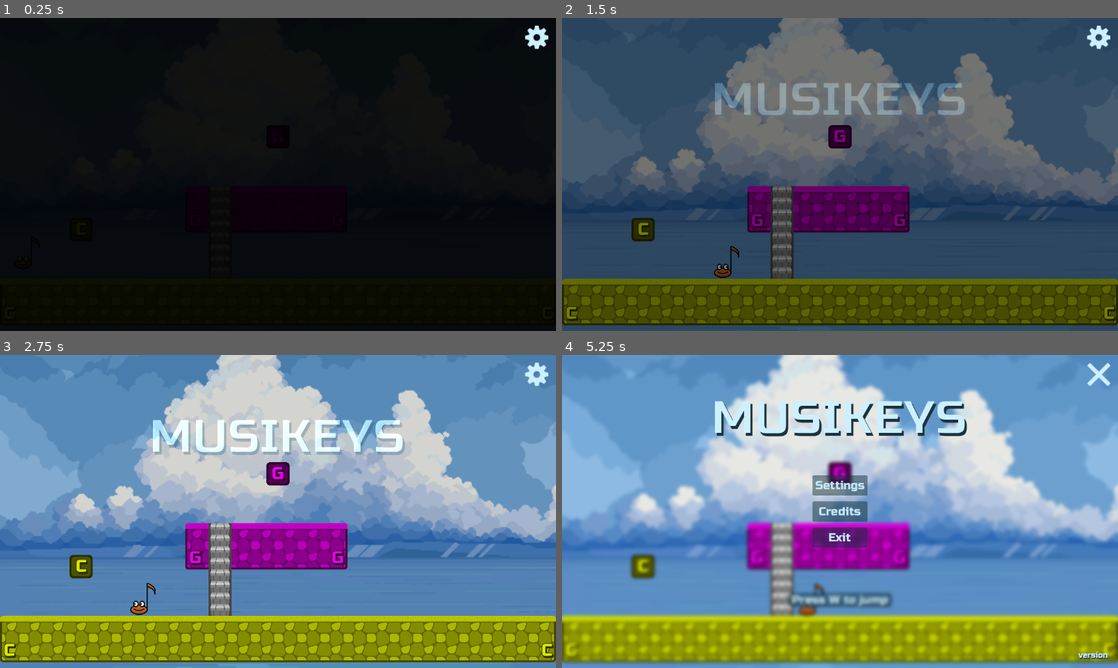
Above: before the commit, frames 1-4 (two rows, left to right).
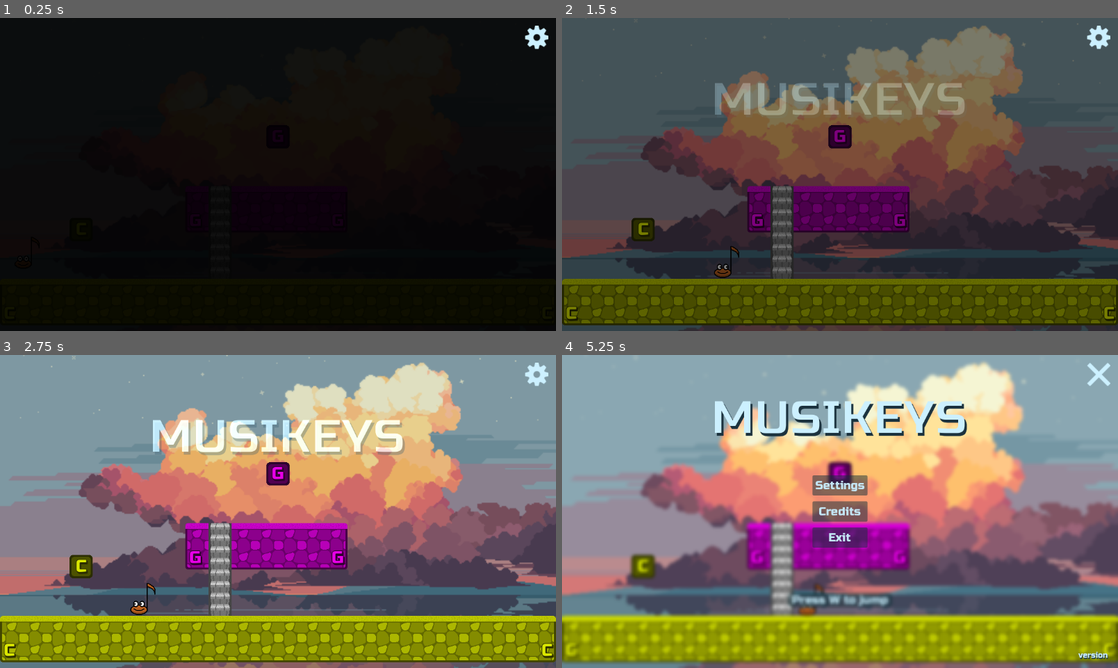
Above: after the commit, the same moments.

Repository: nicom7/game-off-2023
Game: Godot game, scene res://main.tscn
Two runs of this game, one before a commit and one after it. Both use one fixed random seed, a clock stepped at 60 frames per second and the inputs below.
Inputs (mouse positions are in pixels of both pictures, inside the frame that each line leads up to):
- Up to frame 1 (0.25 s): no input
- Up to frame 2 (1.5 s): tap Enter at 0.5 s; hold Right (ui_right) from 0.53 s (still down)
- Up to frame 3 (2.75 s): release Right (ui_right) at 2.03 s; hold Left (ui_left) from 2.03 s (still down)
- Up to frame 4 (5.25 s): release Left (ui_left) at 2.78 s; hold Right (ui_right) 2.78-4.28 s; hold Left (ui_left) 4.28-5 s; click (1101, 373) at 5 s

The runs differ from the first frame. In frame 2, 59% of the frame differs, in the area x 0-100%, y 0-100%; in frame 3, 78%; in frame 4, 77%.

Commit message:
Different backgrounds per levels

Diff:
--- a/levels/level_infos/levels_13_to_16.tres
+++ b/levels/level_infos/levels_13_to_16.tres
@@ -12,3 +12,4 @@
 stage_count_max = 2
 notes_per_stage_max = 2
 sequence_length_max = 6
+level_scene_path = "res://levels/world_a6.tscn"
--- a/levels/level_infos/levels_17_to_20.tres
+++ b/levels/level_infos/levels_17_to_20.tres
@@ -12,3 +12,4 @@
 stage_count_max = 3
 notes_per_stage_max = 2
 sequence_length_max = 6
+level_scene_path = "res://levels/world_a8.tscn"
--- a/levels/level_infos/levels_1_to_4.tres
+++ b/levels/level_infos/levels_1_to_4.tres
@@ -12,3 +12,4 @@
 stage_count_max = 3
 notes_per_stage_max = 1
 sequence_length_max = 4
+level_scene_path = "res://levels/world_a2.tscn"
--- a/levels/level_infos/levels_21_to_24.tres
+++ b/levels/level_infos/levels_21_to_24.tres
@@ -12,3 +12,4 @@
 stage_count_max = 3
 notes_per_stage_max = 2
 sequence_length_max = 6
+level_scene_path = "res://levels/world_a4.tscn"
--- a/levels/level_infos/levels_25_to_28.tres
+++ b/levels/level_infos/levels_25_to_28.tres
@@ -12,3 +12,4 @@
 stage_count_max = 3
 notes_per_stage_max = 2
 sequence_length_max = 8
+level_scene_path = "res://levels/world_a3.tscn"
--- a/levels/level_infos/levels_29_to_32.tres
+++ b/levels/level_infos/levels_29_to_32.tres
@@ -12,3 +12,4 @@
 stage_count_max = 4
 notes_per_stage_max = 2
 sequence_length_max = 8
+level_scene_path = "res://levels/world_a5.tscn"
--- a/levels/level_infos/levels_33_to_36.tres
+++ b/levels/level_infos/levels_33_to_36.tres
@@ -12,3 +12,4 @@
 stage_count_max = 4
 notes_per_stage_max = 2
 sequence_length_max = 8
+level_scene_path = "res://levels/world_a7.tscn"
--- a/levels/level_infos/levels_5_to_8.tres
+++ b/levels/level_infos/levels_5_to_8.tres
@@ -11,3 +11,5 @@
 scales_folder_path = "res://levels/scales/no_accidentals"
 stage_count_max = 2
 notes_per_stage_max = 2
+sequence_length_max = 4
+level_scene_path = "res://levels/world_a.tscn"
--- a/levels/level_infos/levels_9_to_12.tres
+++ b/levels/level_infos/levels_9_to_12.tres
@@ -11,3 +11,5 @@
 scales_folder_path = "res://levels/scales/no_accidentals"
 stage_count_max = 4
 notes_per_stage_max = 1
+sequence_length_max = 4
+level_scene_path = "res://levels/world_a5.tscn"
--- a/levels/tutorials/world_accidentals_tutorial.tscn
+++ b/levels/tutorials/world_accidentals_tutorial.tscn
@@ -8,6 +8,9 @@
 [node name="World" instance=ExtResource("1_ig3ju")]
 script = ExtResource("2_xgyky")
 tutorial = true
+
+[node name="Background" parent="." index="0"]
+background = 5
 
 [node name="AccidentalsTutorial" parent="." index="6" instance=ExtResource("5_drfpy")]
 visible = false
--- a/levels/tutorials/world_tutorial.tscn
+++ b/levels/tutorials/world_tutorial.tscn
@@ -9,6 +9,9 @@
 [node name="World" instance=ExtResource("1_ljgbv")]
 script = ExtResource("2_pjsk4")
 tutorial = true
+
+[node name="Background" parent="." index="0"]
+background = 1
 
 [node name="MovementTutorial" parent="." index="6" instance=ExtResource("2_u3fj2")]
 visible = false
--- /dev/null
+++ b/levels/world_a2.tscn
@@ -0,0 +1,23 @@
+[gd_scene load_steps=2 format=3 uid="uid://d1ot46am7s6e"]
+
+[ext_resource type="PackedScene" uid="uid://bgmrmwu61uqnt" path="res://levels/world_a.tscn" id="1_6alho"]
+
+[node name="World" instance=ExtResource("1_6alho")]
+
+[node name="Background" parent="." index="0"]
+background = 1
+
+[editable path="Environment/Stages/Stage0/PlatformSet"]
+[editable path="Environment/Stages/Stage0/PlatformSet2"]
+[editable path="Environment/Stages/Stage1/PlatformSet"]
+[editable path="Environment/Stages/Stage1/PlatformSet2"]
+[editable path="Environment/Stages/Stage2/PlatformSet"]
+[editable path="Environment/Stages/Stage2/PlatformSet2"]
+[editable path="Environment/Stages/Stage3/PlatformSet"]
+[editable path="Environment/Stages/Stage3/PlatformSet2"]
+[editable path="Environment/Stages/Stage4/PlatformSet"]
+[editable path="Environment/Stages/Stage4/PlatformSet2"]
+[editable path="Environment/Stages/Stage5/PlatformSet"]
+[editable path="Environment/Stages/Stage5/PlatformSet2"]
+[editable path="Environment/Stages/Stage6/PlatformSet"]
+[editable path="Environment/Stages/Stage6/PlatformSet2"]
--- /dev/null
+++ b/levels/world_a3.tscn
@@ -0,0 +1,23 @@
+[gd_scene load_steps=2 format=3 uid="uid://c655qf2abs4rm"]
+
+[ext_resource type="PackedScene" uid="uid://bgmrmwu61uqnt" path="res://levels/world_a.tscn" id="1_g7dxh"]
+
+[node name="World" instance=ExtResource("1_g7dxh")]
+
+[node name="Background" parent="." index="0"]
+background = 2
+
+[editable path="Environment/Stages/Stage0/PlatformSet"]
+[editable path="Environment/Stages/Stage0/PlatformSet2"]
+[editable path="Environment/Stages/Stage1/PlatformSet"]
+[editable path="Environment/Stages/Stage1/PlatformSet2"]
+[editable path="Environment/Stages/Stage2/PlatformSet"]
+[editable path="Environment/Stages/Stage2/PlatformSet2"]
+[editable path="Environment/Stages/Stage3/PlatformSet"]
+[editable path="Environment/Stages/Stage3/PlatformSet2"]
+[editable path="Environment/Stages/Stage4/PlatformSet"]
+[editable path="Environment/Stages/Stage4/PlatformSet2"]
+[editable path="Environment/Stages/Stage5/PlatformSet"]
+[editable path="Environment/Stages/Stage5/PlatformSet2"]
+[editable path="Environment/Stages/Stage6/PlatformSet"]
+[editable path="Environment/Stages/Stage6/PlatformSet2"]
--- /dev/null
+++ b/levels/world_a4.tscn
@@ -0,0 +1,23 @@
+[gd_scene load_steps=2 format=3 uid="uid://bhcjn8auptd1x"]
+
+[ext_resource type="PackedScene" uid="uid://bgmrmwu61uqnt" path="res://levels/world_a.tscn" id="1_6u0h7"]
+
+[node name="World" instance=ExtResource("1_6u0h7")]
+
+[node name="Background" parent="." index="0"]
+background = 3
+
+[editable path="Environment/Stages/Stage0/PlatformSet"]
+[editable path="Environment/Stages/Stage0/PlatformSet2"]
+[editable path="Environment/Stages/Stage1/PlatformSet"]
+[editable path="Environment/Stages/Stage1/PlatformSet2"]
+[editable path="Environment/Stages/Stage2/PlatformSet"]
+[editable path="Environment/Stages/Stage2/PlatformSet2"]
+[editable path="Environment/Stages/Stage3/PlatformSet"]
+[editable path="Environment/Stages/Stage3/PlatformSet2"]
+[editable path="Environment/Stages/Stage4/PlatformSet"]
+[editable path="Environment/Stages/Stage4/PlatformSet2"]
+[editable path="Environment/Stages/Stage5/PlatformSet"]
+[editable path="Environment/Stages/Stage5/PlatformSet2"]
+[editable path="Environment/Stages/Stage6/PlatformSet"]
+[editable path="Environment/Stages/Stage6/PlatformSet2"]
--- /dev/null
+++ b/levels/world_a5.tscn
@@ -0,0 +1,23 @@
+[gd_scene load_steps=2 format=3 uid="uid://l0uv2knv4vnd"]
+
+[ext_resource type="PackedScene" uid="uid://bgmrmwu61uqnt" path="res://levels/world_a.tscn" id="1_k82mc"]
+
+[node name="World" instance=ExtResource("1_k82mc")]
+
+[node name="Background" parent="." index="0"]
+background = 4
+
+[editable path="Environment/Stages/Stage0/PlatformSet"]
+[editable path="Environment/Stages/Stage0/PlatformSet2"]
+[editable path="Environment/Stages/Stage1/PlatformSet"]
+[editable path="Environment/Stages/Stage1/PlatformSet2"]
+[editable path="Environment/Stages/Stage2/PlatformSet"]
+[editable path="Environment/Stages/Stage2/PlatformSet2"]
+[editable path="Environment/Stages/Stage3/PlatformSet"]
+[editable path="Environment/Stages/Stage3/PlatformSet2"]
+[editable path="Environment/Stages/Stage4/PlatformSet"]
+[editable path="Environment/Stages/Stage4/PlatformSet2"]
+[editable path="Environment/Stages/Stage5/PlatformSet"]
+[editable path="Environment/Stages/Stage5/PlatformSet2"]
+[editable path="Environment/Stages/Stage6/PlatformSet"]
+[editable path="Environment/Stages/Stage6/PlatformSet2"]
--- /dev/null
+++ b/levels/world_a6.tscn
@@ -0,0 +1,23 @@
+[gd_scene load_steps=2 format=3 uid="uid://dwm7xjojb0q0"]
+
+[ext_resource type="PackedScene" uid="uid://bgmrmwu61uqnt" path="res://levels/world_a.tscn" id="1_rcy8d"]
+
+[node name="World" instance=ExtResource("1_rcy8d")]
+
+[node name="Background" parent="." index="0"]
+background = 5
+
+[editable path="Environment/Stages/Stage0/PlatformSet"]
+[editable path="Environment/Stages/Stage0/PlatformSet2"]
+[editable path="Environment/Stages/Stage1/PlatformSet"]
+[editable path="Environment/Stages/Stage1/PlatformSet2"]
+[editable path="Environment/Stages/Stage2/PlatformSet"]
+[editable path="Environment/Stages/Stage2/PlatformSet2"]
+[editable path="Environment/Stages/Stage3/PlatformSet"]
+[editable path="Environment/Stages/Stage3/PlatformSet2"]
+[editable path="Environment/Stages/Stage4/PlatformSet"]
+[editable path="Environment/Stages/Stage4/PlatformSet2"]
+[editable path="Environment/Stages/Stage5/PlatformSet"]
+[editable path="Environment/Stages/Stage5/PlatformSet2"]
+[editable path="Environment/Stages/Stage6/PlatformSet"]
+[editable path="Environment/Stages/Stage6/PlatformSet2"]
--- /dev/null
+++ b/levels/world_a7.tscn
@@ -0,0 +1,23 @@
+[gd_scene load_steps=2 format=3 uid="uid://bfr0appdof8qf"]
+
+[ext_resource type="PackedScene" uid="uid://bgmrmwu61uqnt" path="res://levels/world_a.tscn" id="1_bmxsn"]
+
+[node name="World" instance=ExtResource("1_bmxsn")]
+
+[node name="Background" parent="." index="0"]
+background = 6
+
+[editable path="Environment/Stages/Stage0/PlatformSet"]
+[editable path="Environment/Stages/Stage0/PlatformSet2"]
+[editable path="Environment/Stages/Stage1/PlatformSet"]
+[editable path="Environment/Stages/Stage1/PlatformSet2"]
+[editable path="Environment/Stages/Stage2/PlatformSet"]
+[editable path="Environment/Stages/Stage2/PlatformSet2"]
+[editable path="Environment/Stages/Stage3/PlatformSet"]
+[editable path="Environment/Stages/Stage3/PlatformSet2"]
+[editable path="Environment/Stages/Stage4/PlatformSet"]
+[editable path="Environment/Stages/Stage4/PlatformSet2"]
+[editable path="Environment/Stages/Stage5/PlatformSet"]
+[editable path="Environment/Stages/Stage5/PlatformSet2"]
+[editable path="Environment/Stages/Stage6/PlatformSet"]
+[editable path="Environment/Stages/Stage6/PlatformSet2"]
--- /dev/null
+++ b/levels/world_a8.tscn
@@ -0,0 +1,23 @@
+[gd_scene load_steps=2 format=3 uid="uid://85dlbijbe40i"]
+
+[ext_resource type="PackedScene" uid="uid://bgmrmwu61uqnt" path="res://levels/world_a.tscn" id="1_xqtbm"]
+
+[node name="World" instance=ExtResource("1_xqtbm")]
+
+[node name="Background" parent="." index="0"]
+background = 7
+
+[editable path="Environment/Stages/Stage0/PlatformSet"]
+[editable path="Environment/Stages/Stage0/PlatformSet2"]
+[editable path="Environment/Stages/Stage1/PlatformSet"]
+[editable path="Environment/Stages/Stage1/PlatformSet2"]
+[editable path="Environment/Stages/Stage2/PlatformSet"]
+[editable path="Environment/Stages/Stage2/PlatformSet2"]
+[editable path="Environment/Stages/Stage3/PlatformSet"]
+[editable path="Environment/Stages/Stage3/PlatformSet2"]
+[editable path="Environment/Stages/Stage4/PlatformSet"]
+[editable path="Environment/Stages/Stage4/PlatformSet2"]
+[editable path="Environment/Stages/Stage5/PlatformSet"]
+[editable path="Environment/Stages/Stage5/PlatformSet2"]
+[editable path="Environment/Stages/Stage6/PlatformSet"]
+[editable path="Environment/Stages/Stage6/PlatformSet2"]
--- a/main.tscn
+++ b/main.tscn
@@ -102,7 +102,7 @@
 stage_count_max = 7
 notes_per_stage_max = 2
 sequence_length_max = 4
-level_scene_path = "res://levels/world_a.tscn"
+level_scene_path = "res://levels/world_a6.tscn"
 
 [node name="Main" type="Node2D"]
 script = ExtResource("1_dgxr5")
